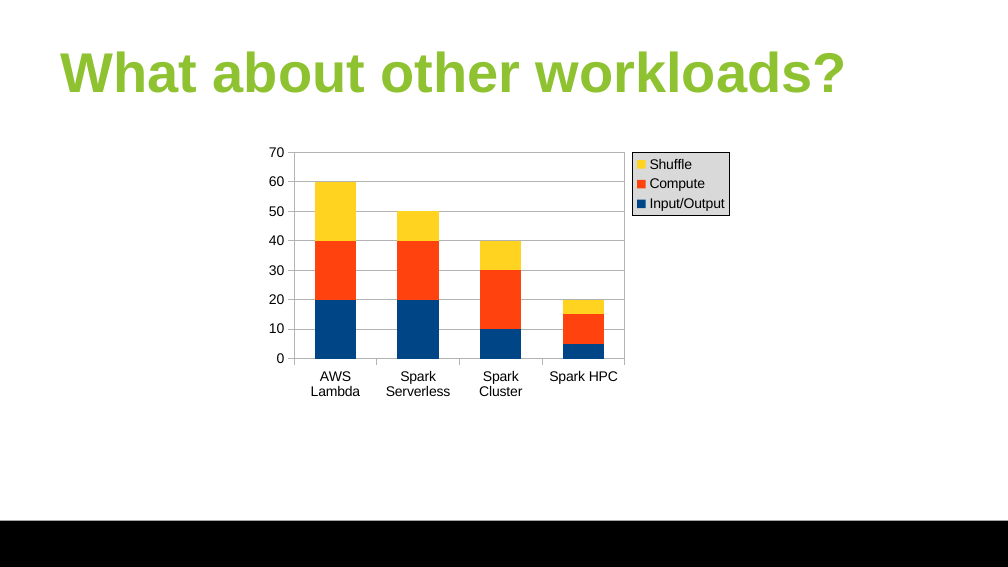
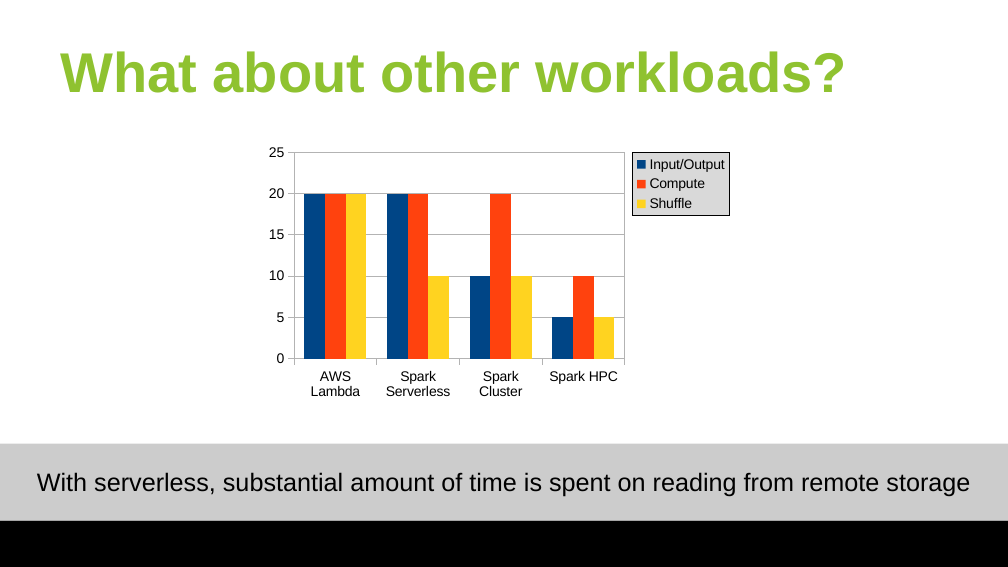
Before and after one commit to huangyibo/spark-summit-18, a slide deck: slide 6 of slides/spark-summit-18.odp. Drawn at 1008x567 pixels with LibreOffice and Linux fonts; fonts in the diff are those of the drawing; background and template pictures are left out. Boxes give left, top, right and bottom in pixels: in the first picture for what was removed or moved away, otherwise in the second. Text is boxed around its words. In the diff, an @@ line names an element or a change of style, - is before the commit and + after.

```diff
--- a/slides/spark-summit-18.odp
+++ b/slides/spark-summit-18.odp
@@ column stacked chart at (259,139,739,405) @@
@@ column stacked chart to column chart @@
@@ bar spacing changed @@
@@ rectangle added at (0,444,1008,520), fill #CCCCCC, 18 pt, text #000000 @@
+With serverless, substantial amount of time is spent on reading from remote storage
```
Also in this commit, not shown: 3 other slides changed.
